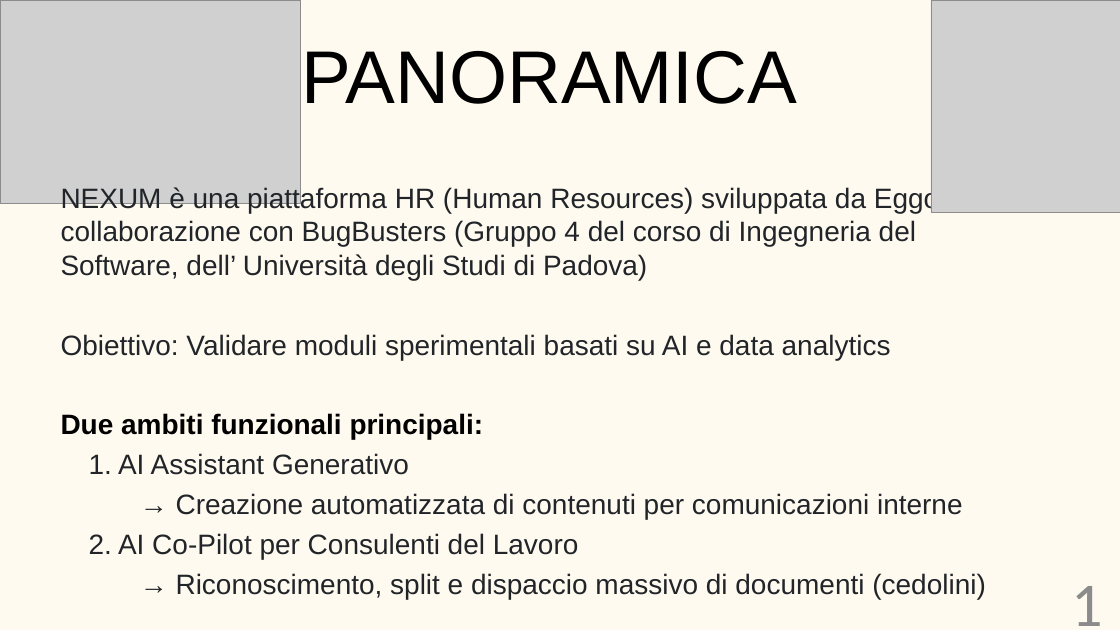
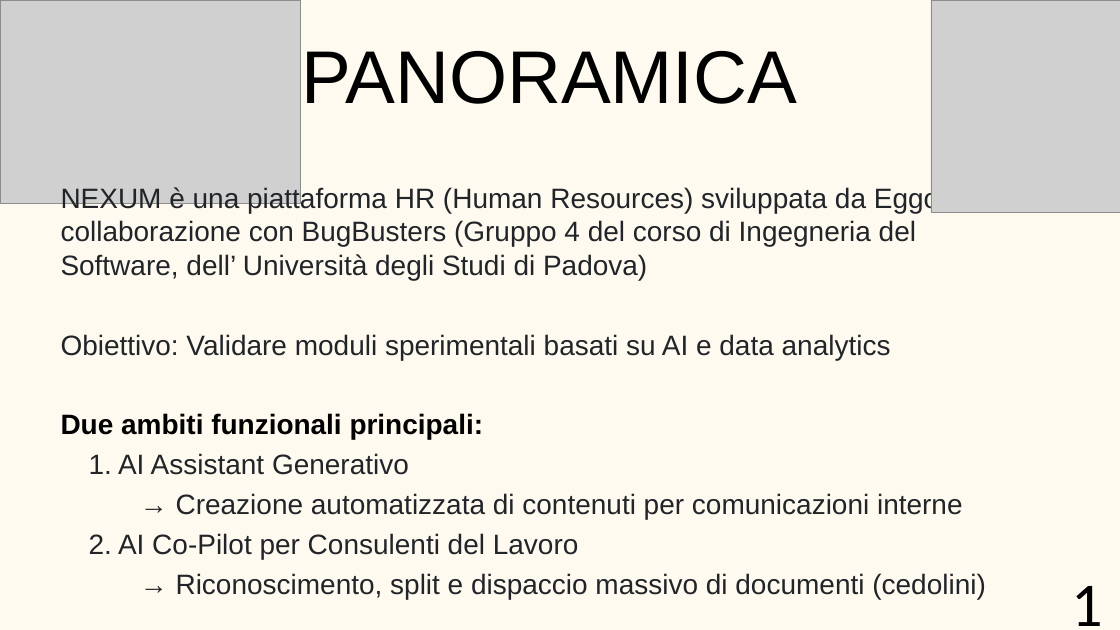
Before and after one commit to BugBustersUnipd/DocumentazioneSWE, a slide deck: slide 2 of RTB/TECNOLOGIE/Tecnologie.pptx. Drawn at 1120x630 pixels with LibreOffice and Linux fonts; fonts in the diff are those of the drawing; grey boxes stand for pictures. Boxes give left, top, right and bottom in pixels: in the first picture for what was removed or moved away, otherwise in the second. Text is boxed around its words. In the diff, an @@ line names an element or a change of style, - is before the commit and + after.

```diff
--- a/RTB/TECNOLOGIE/Tecnologie.pptx
+++ b/RTB/TECNOLOGIE/Tecnologie.pptx
@@ text "1" at (x1=1072, y1=586, x2=1103, y2=626): text colour #8C8C8C to #000000 @@
```
Also in this commit, not shown: 2 other slides changed, 1 other file.
